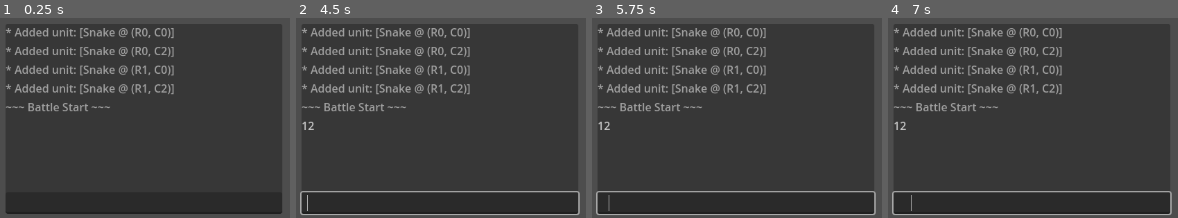
Above: before the commit, frames 1-4 (left to right).
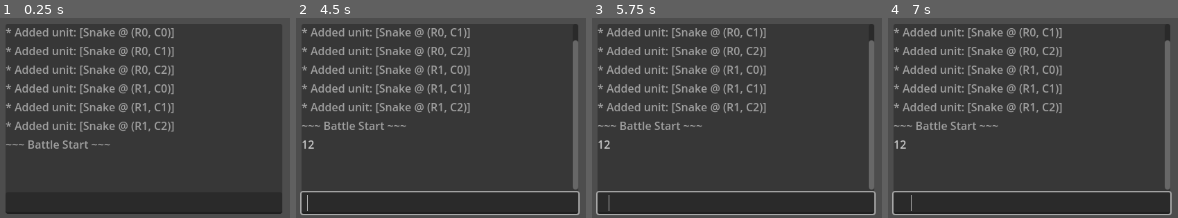
Above: after the commit, the same moments.

Repository: Endermandels/ForrestDwellers2
Game: Godot game, scene res://scenes/battle.tscn
Two runs of this game, one before a commit and one after it. Both use one fixed random seed, a clock stepped at 60 frames per second and the inputs below. This scene is started directly instead of the project's main scene.
Inputs (mouse positions are in pixels of both pictures, inside the frame that each line leads up to):
- Up to frame 1 (0.25 s): no input
- Up to frame 2 (4.5 s): click (441, 204) at 0.52 s; type "12" at 0.6 s; tap Enter at 1.25, 2.75, 4.25 s; tap Space (select) at 1.35, 2, 2.1, 2.85, 3.5, 3.6, 4.35 s
- Up to frame 3 (5.75 s): tap Space (select) at 5, 5.1 s
- Up to frame 4 (7 s): tap Space (select) at 5.85, 6.6 s

The runs differ from the first frame. In frame 1, 2.9% of the frame differs, in the area x 2-60%, y 14-66%; in frame 2, 3.2%, in the area x 2-98%, y 5-86%; in frame 3, 3.2%; in frame 4, 3.2%.

Commit message:
Change Node objects to RefCounted, Start adding Status Effects

Diff:
--- a/resources/encounters/all_snakes.tres
+++ b/resources/encounters/all_snakes.tres
@@ -6,6 +6,6 @@
 
 [resource]
 script = ExtResource("2_wt32t")
-backline_units = Array[ExtResource("1_djpix")]([ExtResource("2_5868i"), null, ExtResource("2_5868i")])
-frontline_units = Array[ExtResource("1_djpix")]([ExtResource("2_5868i"), null, ExtResource("2_5868i")])
+backline_units = Array[ExtResource("1_djpix")]([ExtResource("2_5868i"), ExtResource("2_5868i"), ExtResource("2_5868i")])
+frontline_units = Array[ExtResource("1_djpix")]([ExtResource("2_5868i"), ExtResource("2_5868i"), ExtResource("2_5868i")])
 metadata/_custom_type_script = "uid://dyxplp8h42jir"
--- a/resources/units/player.tres
+++ b/resources/units/player.tres
@@ -7,7 +7,7 @@
 script = ExtResource("1_hm0gi")
 name_id = "Player"
 is_enemy = false
-base_hp = 10
+base_hp = 20
 base_atk = 1
 base_mp = 2
 itm = 4
--- a/resources/units/snake.tres
+++ b/resources/units/snake.tres
@@ -7,7 +7,7 @@
 [resource]
 script = ExtResource("1_ec4t2")
 name_id = "Snake"
-base_hp = 3
+base_hp = 10
 base_atk = 1
 base_spd = 1
 base_mp = 2
--- a/resources/units/wolf.tres
+++ b/resources/units/wolf.tres
@@ -6,6 +6,7 @@
 [resource]
 script = ExtResource("1_7lw6w")
 name_id = "Wolf"
+base_hp = 2
 base_atk = 2
 base_spd = 2
 base_mp = 1
--- /dev/null
+++ b/scripts/resources/status_effect_resource.gd
@@ -0,0 +1,8 @@
+extends Resource
+class_name StatusEffectResource
+
+@export_placeholder("Poison") var name_id: String = ""
+@export_range(0, 99999999999999) var stacks: int = 1 ## How many stacks are left
+@export var target_rule: Constants.TargetRule = Constants.TargetRule.SELF
+@export var triggers: Array[Constants.Trigger] = [Constants.Trigger.TURN_START]
+@export var effects: Array[EffectResource] = []
--- a/scripts/resources/unit_resource.gd
+++ b/scripts/resources/unit_resource.gd
@@ -6,7 +6,7 @@
 @export var blocks_backline: bool = true ## Whether this unit blocks backline units from attacking
 @export var attack_target_rule: Constants.TargetRule = Constants.TargetRule.OPPONENT_ACROSS ## TargetRule for choosing defenders of this unit's attack
 @export_group("Base Stats")
-@export_range(0, 20) var base_hp: int = 1
+@export_range(0, 30) var base_hp: int = 1
 @export_range(0, 10) var base_atk: int = 0
 @export_range(0, 10) var base_arm: int = 0
 @export_range(0, 10) var base_spd: int = 0
--- a/scripts/runtime/ability_runtime.gd
+++ b/scripts/runtime/ability_runtime.gd
@@ -1,4 +1,4 @@
-extends Node # TODO: Extend Saveable
+extends RefCounted
 class_name AbilityRuntime
 
 var name_id: String
--- /dev/null
+++ b/scripts/runtime/status_effect_runtime.gd
@@ -0,0 +1,43 @@
+extends RefCounted
+class_name StatusEffectRuntime
+
+var name_id: String
+var stacks: int
+var target_rule: Constants.TargetRule
+var triggers: Array[Constants.Trigger]
+var effects: Array[EffectRuntime]
+
+var source: UnitRuntime ## Source of status effect
+
+# TODO: Expand as necessary
+
+static func from_resource(res: StatusEffectResource) -> StatusEffectRuntime:
+	push_error("No runtime registered for: %s" % res.get_class())
+	return StatusEffectRuntime.new(res)
+
+func _init(res: StatusEffectResource, _source: UnitRuntime = null) -> void:
+	name_id = res.name_id
+	stacks = res.stacks
+	target_rule = res.target_rule
+	triggers = res.triggers
+	source = _source
+
+	for e in res.effects:
+		var e_run: EffectRuntime = EffectRuntime.from_resource(e)
+		effects.append(e_run)
+
+	init(res)
+
+func _to_string() -> String:
+	return name_id
+
+## Override hook called by [method _init] after base fields are populated.
+## Subclasses use this to read subtype-specific fields from [param res].
+## The caller always passes the concrete resource subtype (e.g. [DMGEffectResource]).
+func init(res) -> void:
+	# TODO: Implement
+	pass
+
+func apply(target: UnitRuntime) -> void:
+	# TODO: Implement
+	pass
--- a/scripts/runtime/unit_runtime.gd
+++ b/scripts/runtime/unit_runtime.gd
@@ -1,4 +1,4 @@
-extends Node # TODO: Extend Saveable
+extends RefCounted
 class_name UnitRuntime
 
 # Runtime Data
@@ -15,6 +15,7 @@
 
 var abilities_dict: Dictionary[String, Array] ## Constants.Trigger: Array of Abilities
 var abilities: Array[AbilityRuntime] ## All abilities associated with this unit
+var status_effects: Array[EffectRuntime] ## Active status effects
 var engaged_opponent: UnitRuntime ## The opponent this unit is currently engaged in combat with
 
 
--- a/scripts/scenes/battle/battle_handler.gd
+++ b/scripts/scenes/battle/battle_handler.gd
@@ -25,10 +25,6 @@
 	# Add unit to queue
 	data.units_queue.append(unit)
 
-	# Add unit's abilities as children of that unit
-	for a in unit.abilities:
-		unit.add_child(a)
-
 	Console.print_line("* Added unit: [%s]" % unit)
 
 ## Handle the next step in the battle
--- a/scripts/scenes/battle/unit_spawner.gd
+++ b/scripts/scenes/battle/unit_spawner.gd
@@ -35,9 +35,7 @@
 
 	for u: UnitRuntime in GameState.player_units:
 		res.append(u)
-		add_child(u)
 	for u: UnitRuntime in enemy_units:
 		res.append(u)
-		add_child(u)
 
 	return res
Not shown, added: .claude/settings.local.json
Not shown, added: scripts/resources/status_effect_resource.gd.uid
Not shown, added: scripts/runtime/status_effect_runtime.gd.uid
Not shown, added: .claude/agents/Chad.md
Not shown, changed: TODO.md
